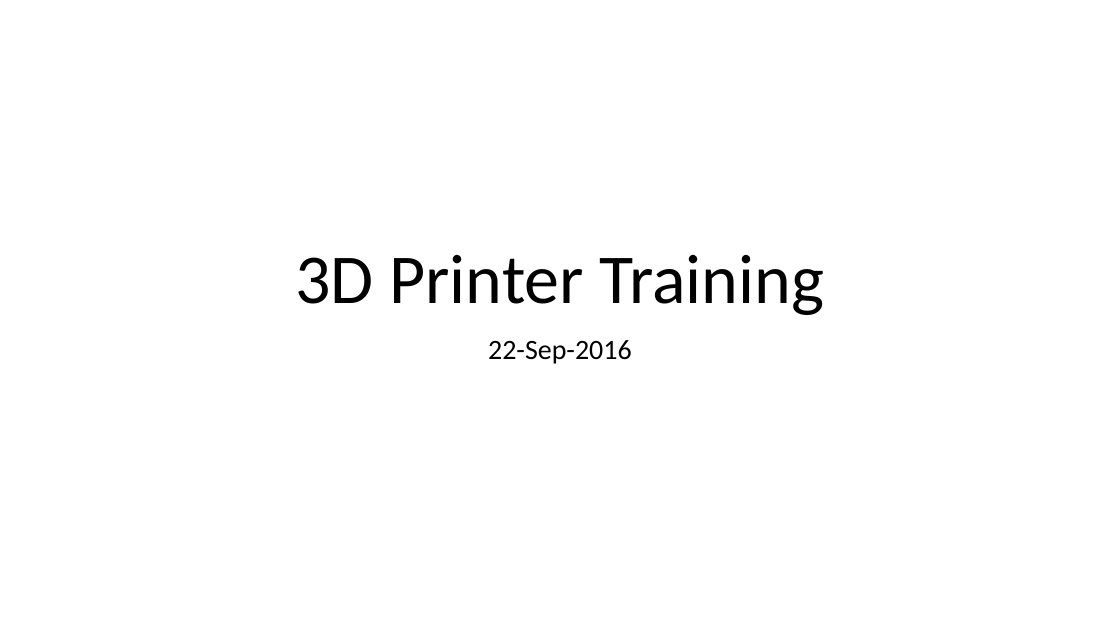
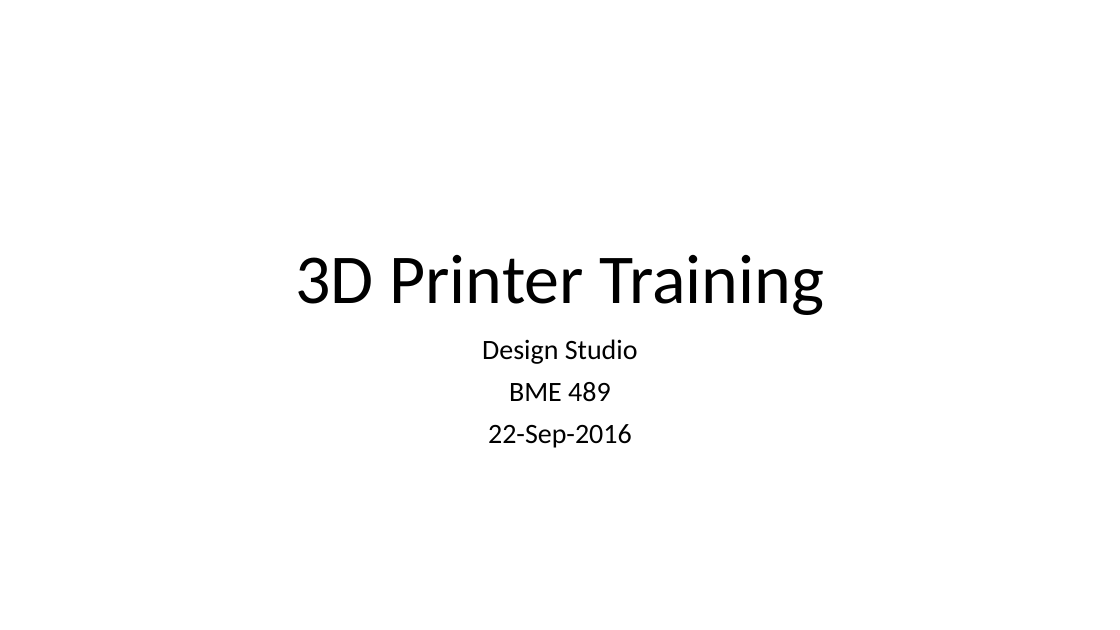
Before and after one commit to arushriswarup/Graduate-School, a slide deck: slide 1 of Capstone TA/3D Printer Training Sep-2016.pptx. Drawn at 1120x630 pixels with LibreOffice and Linux fonts; fonts in the diff are those of the drawing. Boxes give left, top, right and bottom in pixels: in the first picture for what was removed or moved away, otherwise in the second. Text is boxed around its words. In the diff, an @@ line names an element or a change of style, - is before the commit and + after.

```diff
--- a/Capstone TA/3D Printer Training Sep-2016.pptx
+++ b/Capstone TA/3D Printer Training Sep-2016.pptx
@@ subtitle at bbox=[482, 339, 638, 402]: paragraphs added @@
+Design Studio
+BME 489
```
Also in this commit, not shown: 7 other files.
